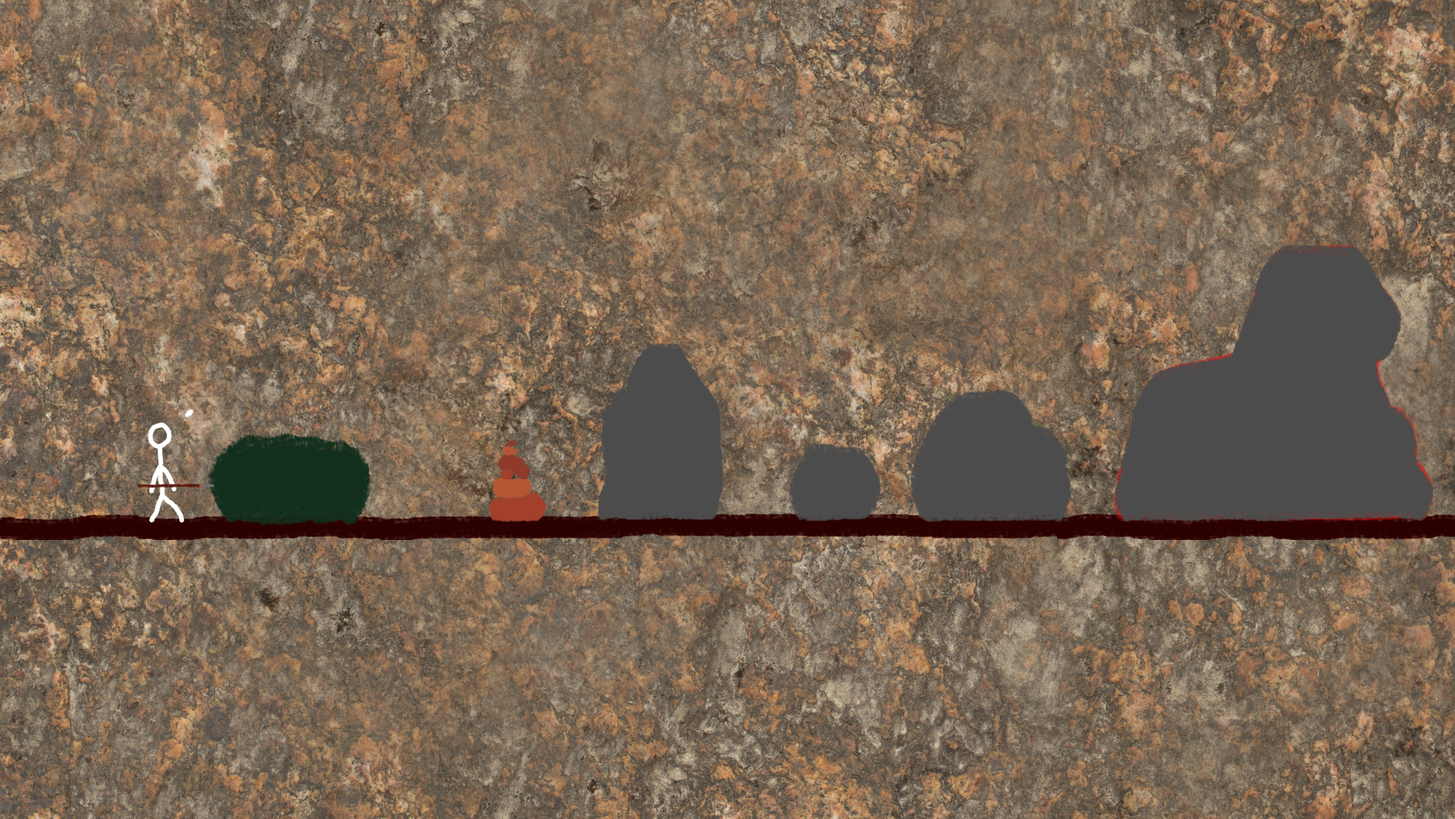
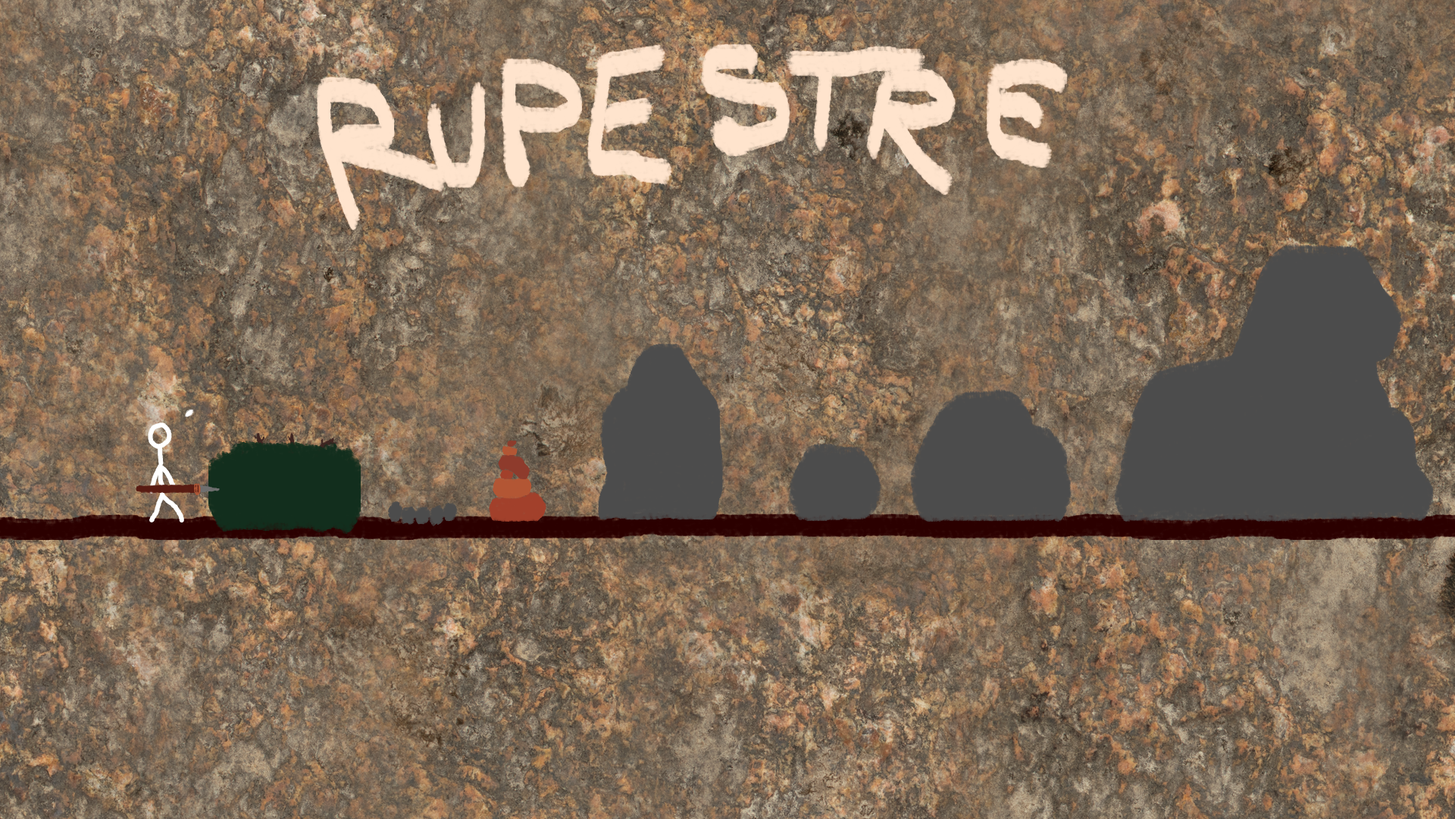
Before/after of a 1455×819 layered artwork. What changed in the layer stack:
added layer "Paint Layer 2" above "Paint Layer 1" over [291, 0, 1116, 243]
added layer "Paint Layer 1" above "Bush" over [339, 485, 486, 534]
